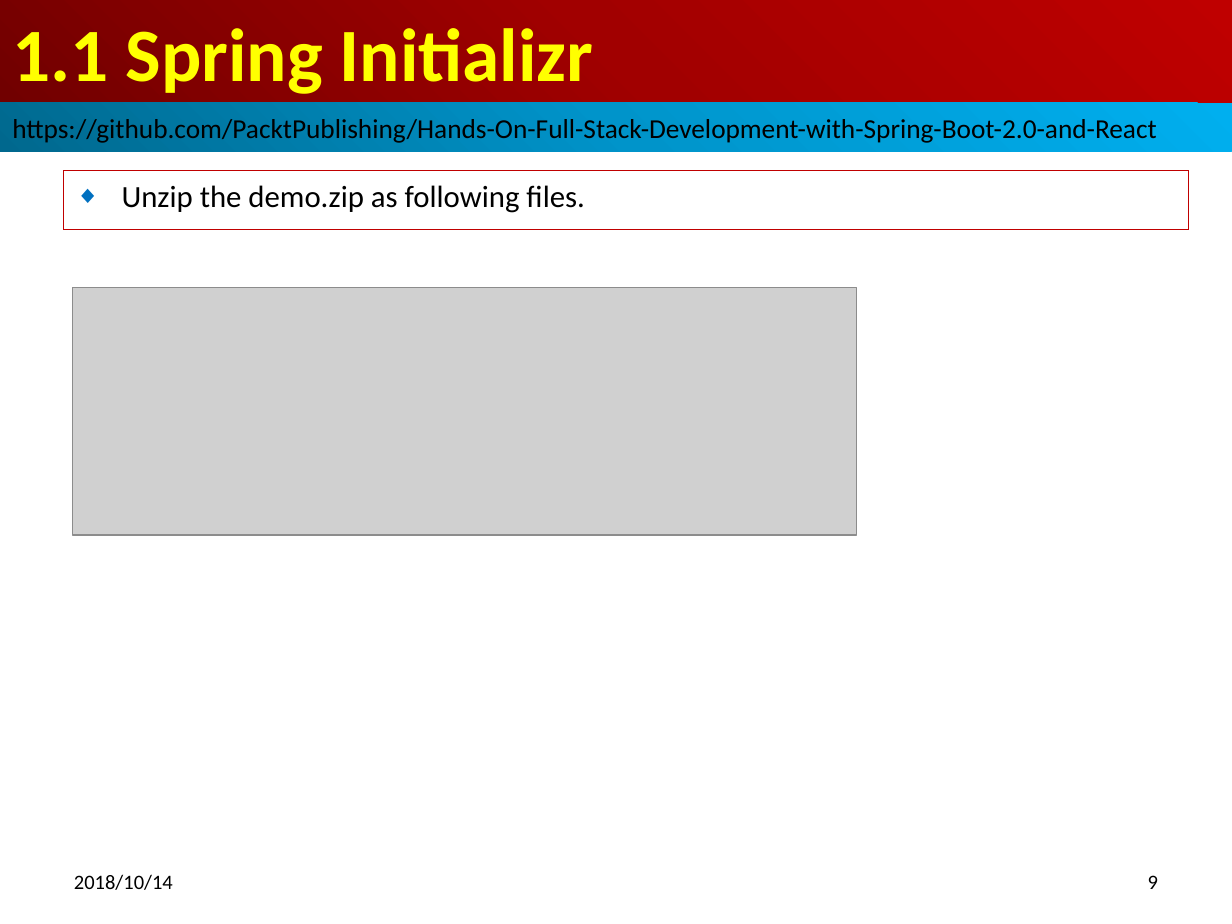
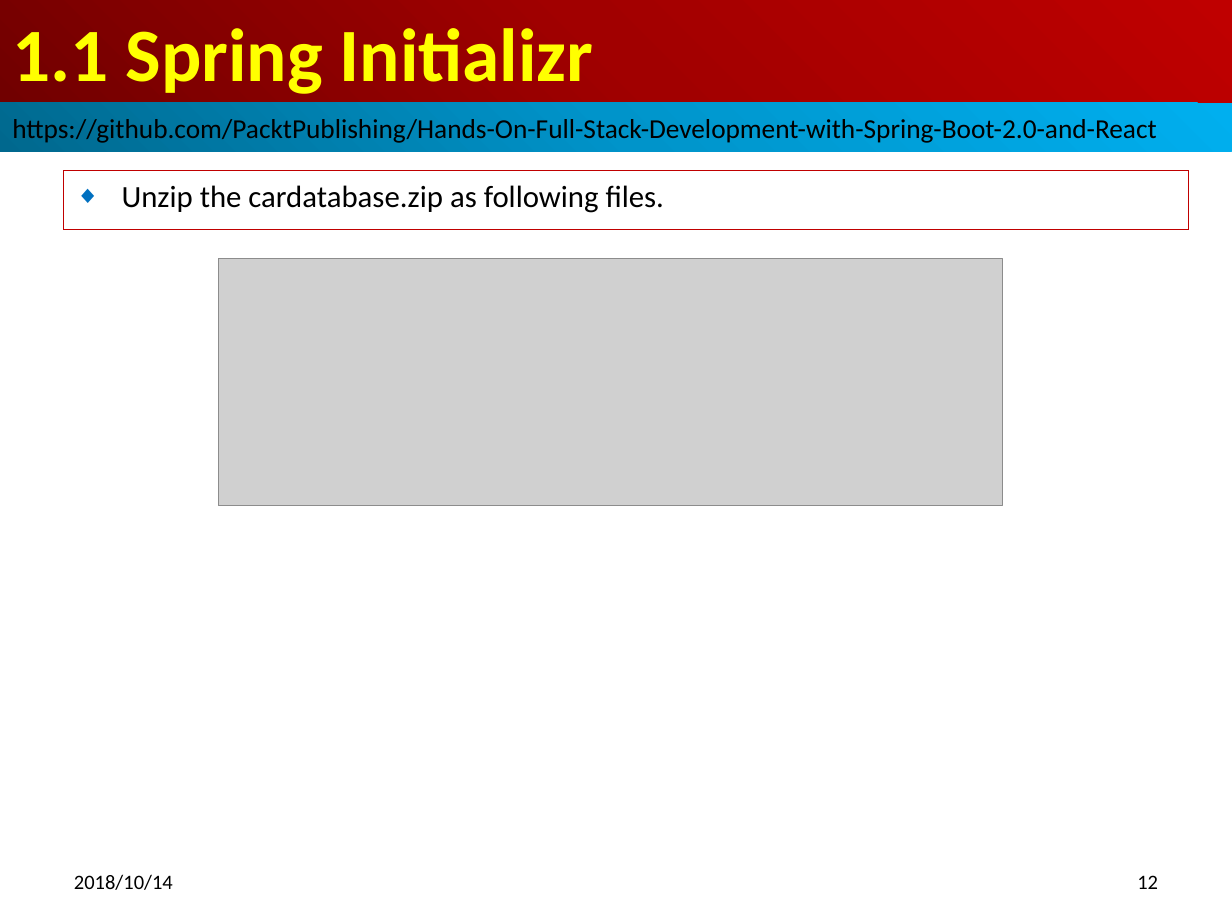
Before and after one commit to peterhchen/full-stack-spring-boot, a slide deck: slide 12 of 15_Ch01_Setup.pptx (slide 9 before the commit). Drawn at 1232x924 pixels with LibreOffice and Linux fonts; fonts in the diff are those of the drawing; grey boxes stand for pictures. Boxes give left, top, right and bottom in pixels: in the first picture for what was removed or moved away, otherwise in the second. Text is boxed around its words. In the diff, an @@ line names an element or a change of style, - is before the commit and + after.

```diff
--- a/15_Ch01_Setup.pptx
+++ b/15_Ch01_Setup.pptx
@@ subtitle at box(122, 185, 664, 213): text changed @@
-◆ Unzip the demo.zip as following files.
+◆ Unzip the cardatabase.zip as following files.
@@ picture: place and size @@
-picture at box(73, 287, 856, 535)
+picture at box(218, 259, 1002, 506)
@@ page number at box(1137, 875, 1158, 889): text changed @@
-9
+12
```
Also in this commit, not shown: 7 other slides changed, 9 slides added, 9 other files.
